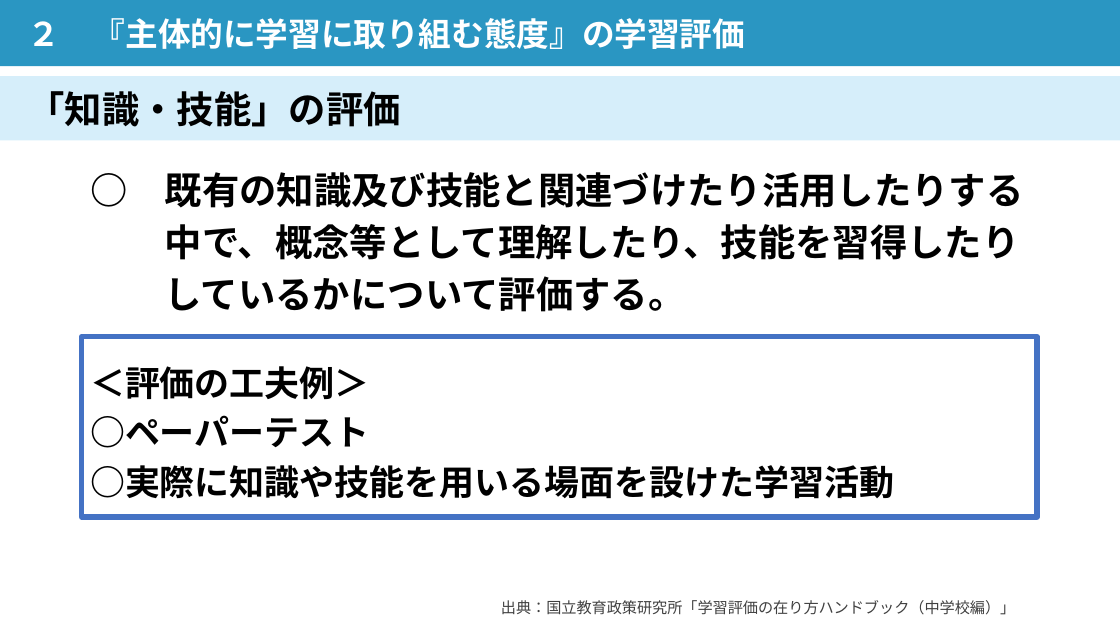
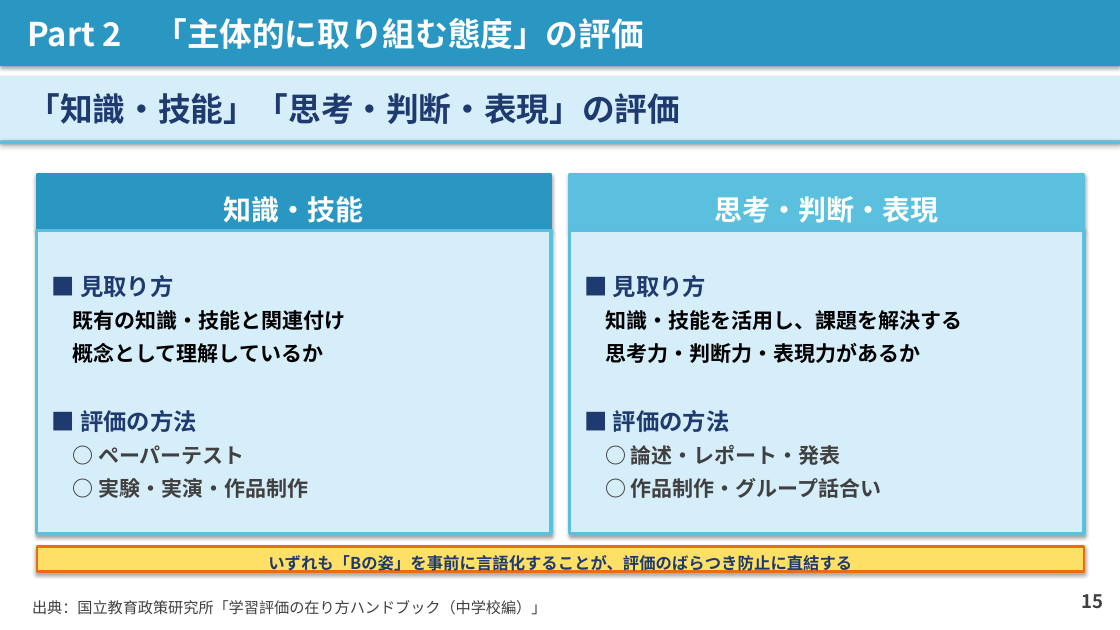
Before and after one commit to contynet730-star/con30, a slide deck: slide 15 of 講義スライド_石神井南中_20260603.pptx. Drawn at 1120x630 pixels with LibreOffice and Linux fonts; fonts in the diff are those of the drawing. Boxes give left, top, right and bottom in pixels: in the first picture for what was removed or moved away, otherwise in the second. Text is boxed around its words. In the diff, an @@ line names an element or a change of style, - is before the commit and + after.

```diff
--- a/講義スライド_石神井南中_20260603.pptx
+++ b/講義スライド_石神井南中_20260603.pptx
@@ rectangle "Part 2 「主体的に取り組む態度」の評価" at <box>0,0,1120,66</box>: shadow on @@
@@ text in rectangle at <box>28,18,643,49</box>: text changed @@
-２ 『主体的に学習に取り組む態度』の学習評価
+Part 2 「主体的に取り組む態度」の評価
@@ rectangle "「知識・技能」「思考・判断・表現」の評価" at <box>0,76,1120,141</box>: shadow on @@
@@ text in rectangle at <box>28,93,680,124</box>: text changed; size 32 to 28 pt; text colour #000000 to #1F3A6E @@
-「知識・技能」の評価
+「知識・技能」「思考・判断・表現」の評価
@@ rectangle added at <box>0,140,1120,144</box>, fill #5BC0DE @@
@@ rectangle added at <box>37,175,551,230</box>, fill #2A96C2, outline #2A96C2 2 pt, 24 pt, text #FFFFFF, bold @@
+知識・技能
@@ text removed at <box>165,172,1024,312</box> @@
-○ 既有の知識及び技能と関連づけたり活用したりする
-中で、概念等として理解したり、技能を習得したり
-しているかについて評価する。
@@ rectangle added at <box>570,175,1084,230</box>, fill #5BC0DE, outline #5BC0DE 2 pt, 24 pt, text #FFFFFF, bold @@
+思考・判断・表現
@@ rectangle added at <box>37,230,551,534</box>, fill #D6EEFA, outline #5BC0DE 3 pt, 18 pt, text #000000, bold @@
+■ 見取り方
+既有の知識・技能と関連付け
+概念として理解しているか
+■ 評価の方法
+○ ペーパーテスト
+○ 実験・実演・作品制作
@@ rectangle added at <box>570,230,1084,534</box>, fill #D6EEFA, outline #5BC0DE 3 pt, 18 pt, text #000000, bold @@
+■ 見取り方
+知識・技能を活用し、課題を解決する
+思考力・判断力・表現力があるか
+■ 評価の方法
+○ 論述・レポート・発表
+○ 作品制作・グループ話合い
@@ rectangle removed at <box>82,337,1037,518</box> @@
-＜評価の工夫例＞
-○ペーパーテスト
-○実際に知識や技能を用いる場面を設けた学習活動
@@ rectangle added at <box>37,547,1085,572</box>, fill #FFE066, outline #EB6C15 2 pt, 14 pt, text #1F3A6E, bold @@
+いずれも「Bの姿」を事前に言語化することが、評価のばらつき防止に直結する
@@ text "出典：国立教育政策研究所「学習評価の在り方ハンドブック（中学校編）」" at <box>32,600,546,615</box>: alignment right to left @@
@@ text added at <box>1081,594,1103,608</box>, 16 pt, text #404040, bold @@
+15
```
Also in this commit, not shown: 19 other slides changed, 7 slides added, 7 slides removed, 1 other file.
